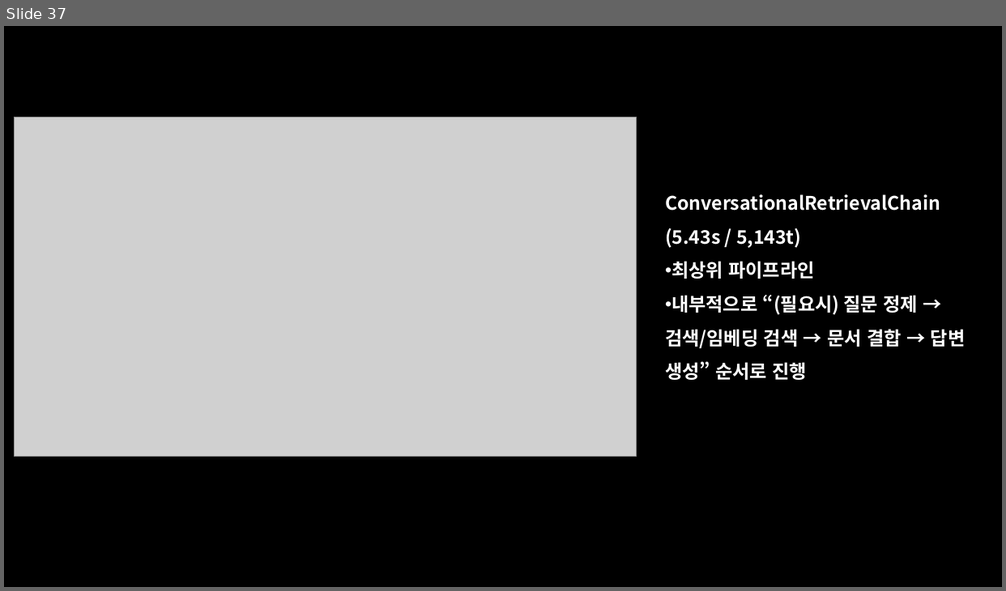
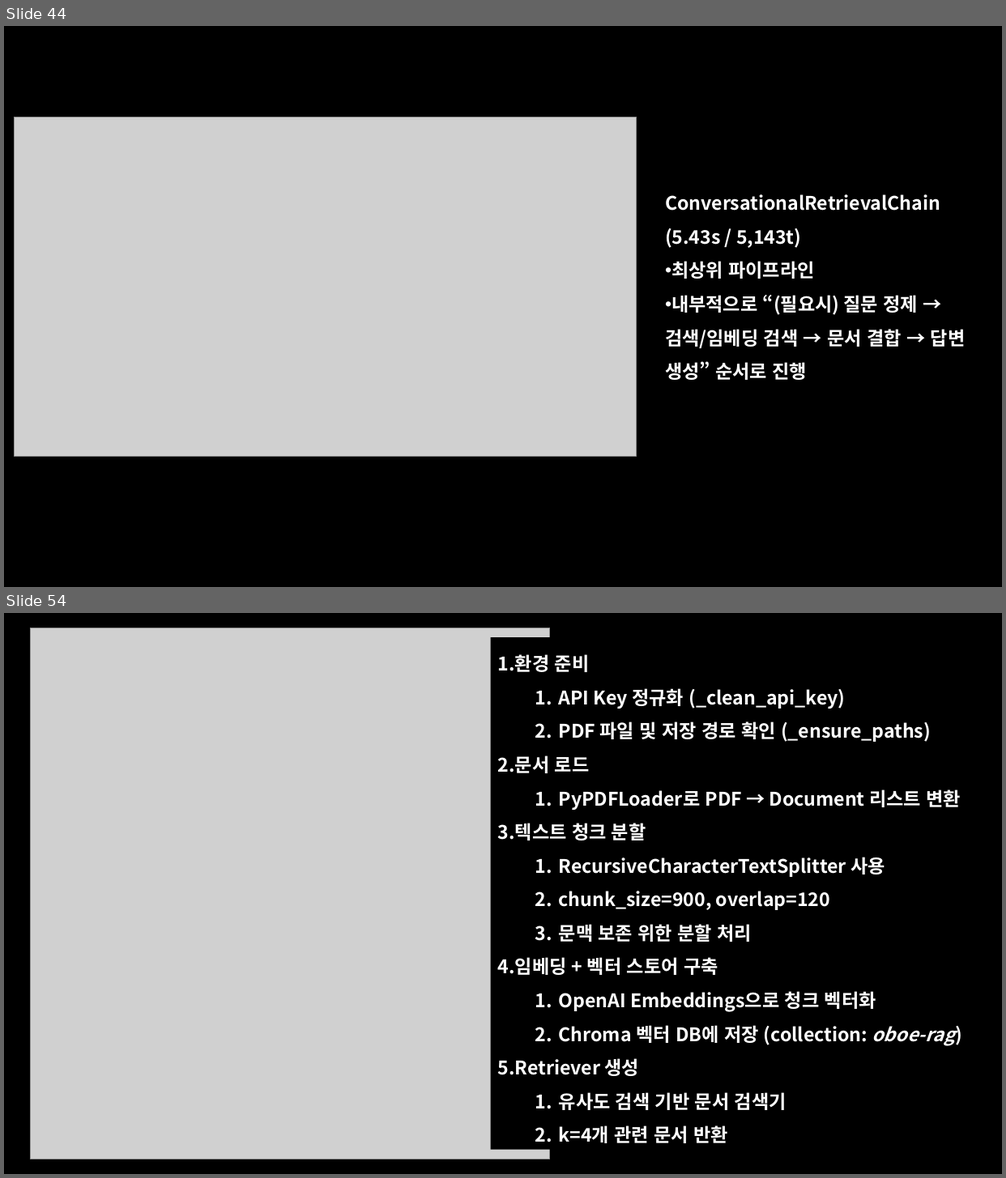
Before and after one commit to MINGYU-1/oboe_album_rag_project, a slide deck: 오보에 최종프로젝트 발표.pptx. Shown one above the other, each under a label of ours: slide 37 before the commit, slides 44 and 54 after it; the slides between them are not shown. The pictures are 1006x591 and 1006x1178 pixels, drawn with LibreOffice and Linux fonts; fonts in the diff are those of the drawing; grey boxes stand for pictures. Boxes give left, top, right and bottom in pixels: in the first picture for what was removed or moved away, otherwise in the second. Text is boxed around its words. In the diff, an @@ line names an element or a change of style, - is before the commit and + after.

```diff
--- a/오보에 최종프로젝트 발표.pptx
+++ b/오보에 최종프로젝트 발표.pptx
@@ slide 54 added at bbox=[4, 613, 1002, 1174], background #000000 @@
@@ picture added at bbox=[31, 628, 550, 1161] @@
@@ rectangle added at bbox=[491, 637, 990, 1151], fill #000000, 18 pt, text #FFFFFF, bold @@
+1. 환경 준비
+  1. API Key 정규화 (_clean_api_key)
+  2. PDF 파일 및 저장 경로 확인 (_ensure_paths)
+2. 문서 로드
+  1. PyPDFLoader로 PDF → Document 리스트 변환
+3. 텍스트 청크 분할
+  1. RecursiveCharacterTextSplitter 사용
+  2. chunk_size=900, overlap=120
+  3. 문맥 보존 위한 분할 처리
+4. 임베딩 + 벡터 스토어 구축
+  1. OpenAI Embeddings으로 청크 벡터화
+  2. Chroma 벡터 DB에 저장 (collection: oboe-rag)
+5. Retriever 생성
+  1. 유사도 검색 기반 문서 검색기
+  2. k=4개 관련 문서 반환
@@ what was slide 37 is now slide 44 @@
```
Also in this commit, not shown: 13 slides changed, 39 other slides added, 2 slides removed, 9 other files.
